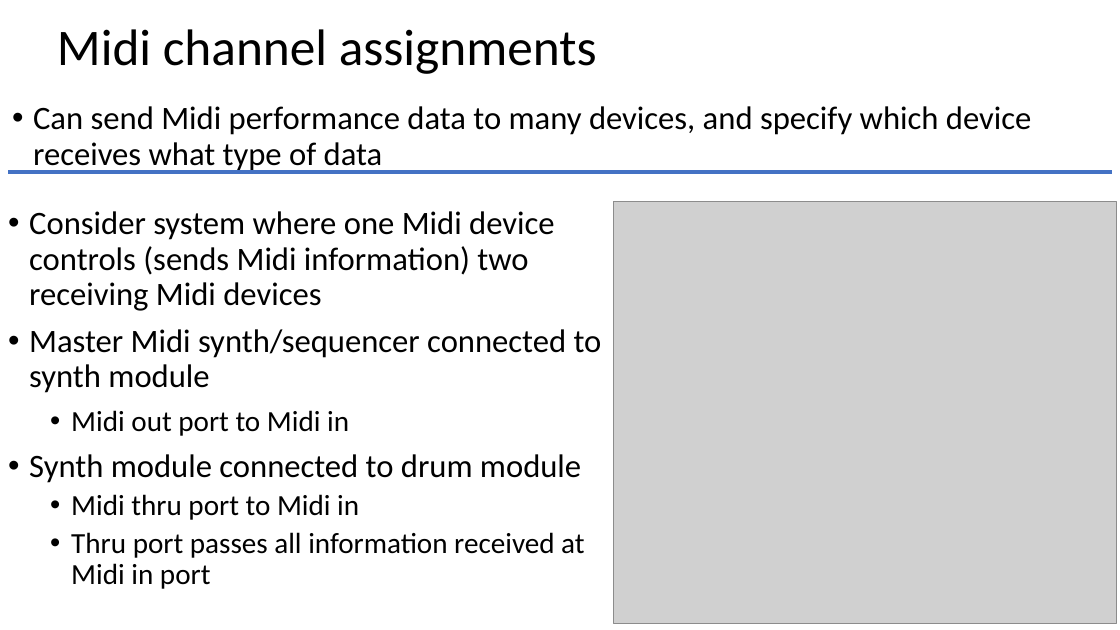
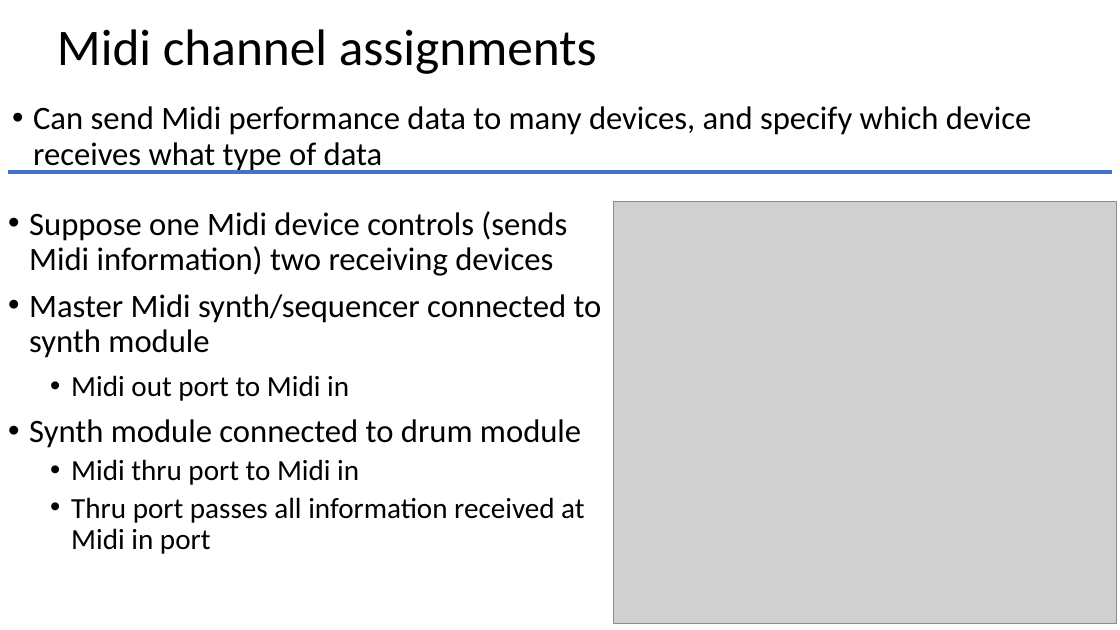
Before and after one commit to joshreiss/Audio-programming-with-VST-and-JUCE, a slide deck: slide 10 of 02 - Midi/01 Midi introduction.pptx. Drawn at 1120x630 pixels with LibreOffice and Linux fonts; fonts in the diff are those of the drawing; grey boxes stand for pictures. Boxes give left, top, right and bottom in pixels: in the first picture for what was removed or moved away, otherwise in the second. Text is boxed around its words. In the diff, an @@ line names an element or a change of style, - is before the commit and + after.

```diff
--- a/02 - Midi/01 Midi introduction.pptx
+++ b/02 - Midi/01 Midi introduction.pptx
@@ text at (29,211,567,276): text changed @@
-• Consider system where one Midi device controls (sends Midi information) two receiving Midi devices
+• Suppose one Midi device controls (sends Midi information) two receiving devices
```
Also in this commit, not shown: 4 other slides changed.
